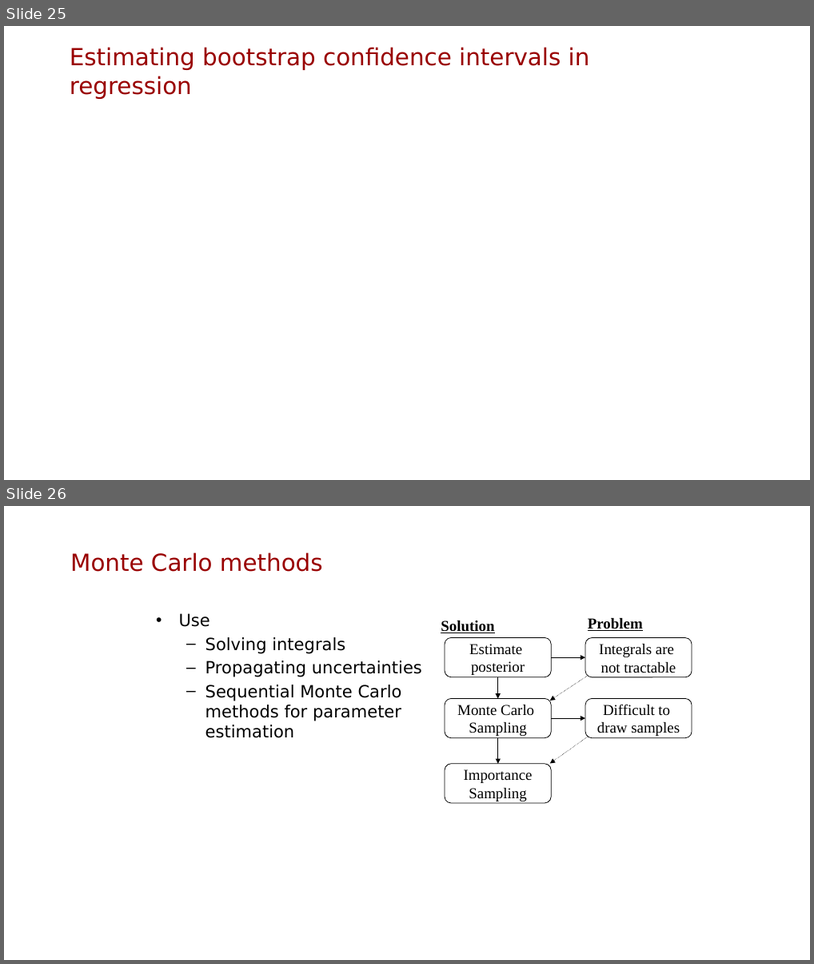
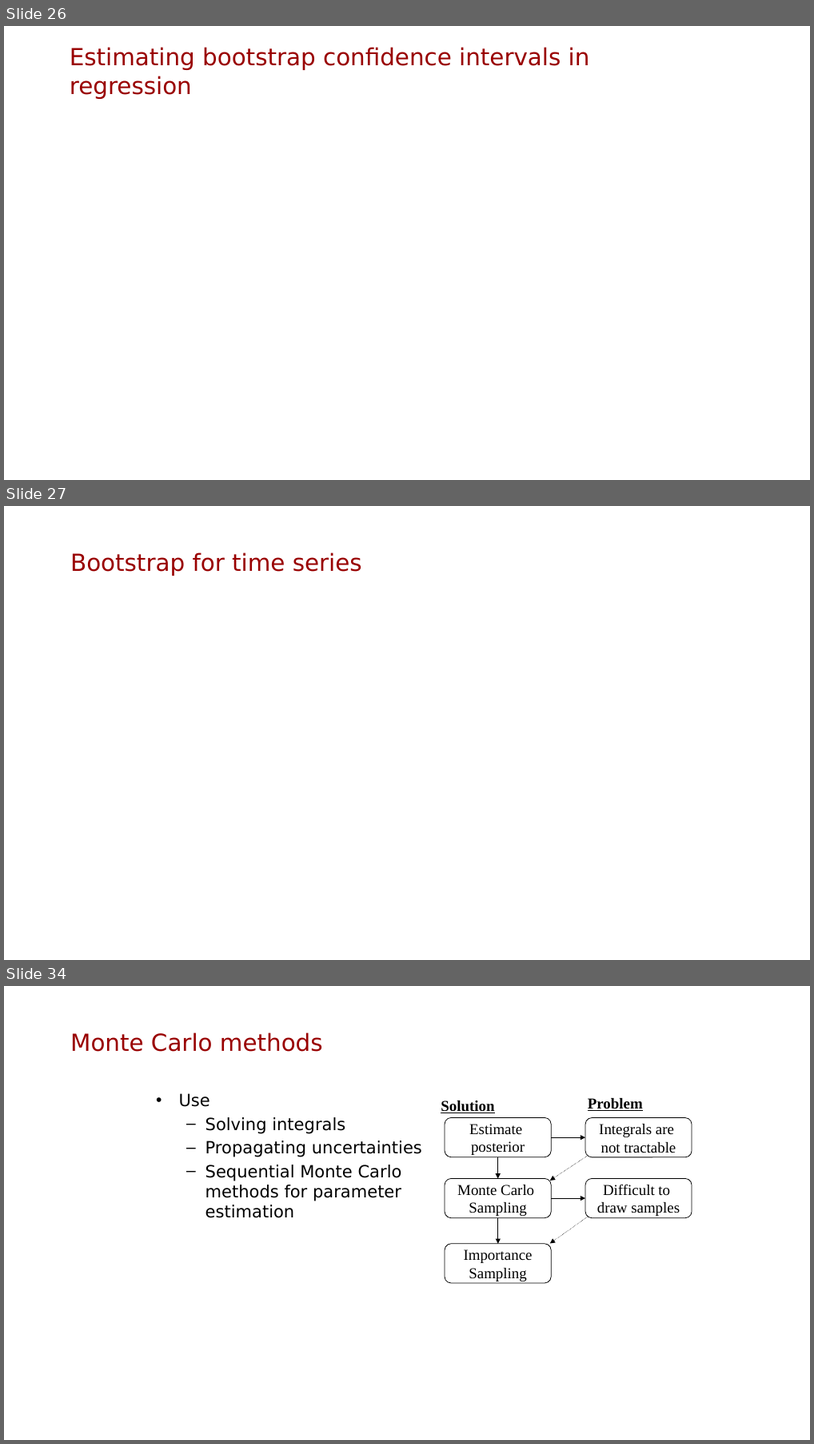
Before and after one commit to mbolic2/Uncertainty_Course, a slide deck: Lec 5 Bootstrap and Monte Carlo/Confidence intervals and Bootstrap.pptx. Shown one above the other, each under a label of ours: slides 25 and 26 before the commit, slides 26, 27 and 34 after it; the slides between them are not shown. The pictures are 814x964 and 814x1444 pixels, drawn with LibreOffice and Linux fonts; fonts in the diff are those of the drawing; grey boxes stand for pictures; background and template pictures are left out. Boxes give left, top, right and bottom in pixels: in the first picture for what was removed or moved away, otherwise in the second. Text is boxed around its words. In the diff, an @@ line names an element or a change of style, - is before the commit and + after.

```diff
--- a/Lec 5 Bootstrap and Monte Carlo/Confidence intervals and Bootstrap.pptx
+++ b/Lec 5 Bootstrap and Monte Carlo/Confidence intervals and Bootstrap.pptx
@@ slide 27 added at (4, 506, 810, 960), background picture (left out) @@
@@ title added at (70, 552, 362, 576), 28 pt, text #990000 @@
+Bootstrap for time series
@@ what was slide 25 is now slide 26 @@
@@ what was slide 26 is now slide 34 @@
```
Also in this commit, not shown: 7 other slides added, 5 other files.
